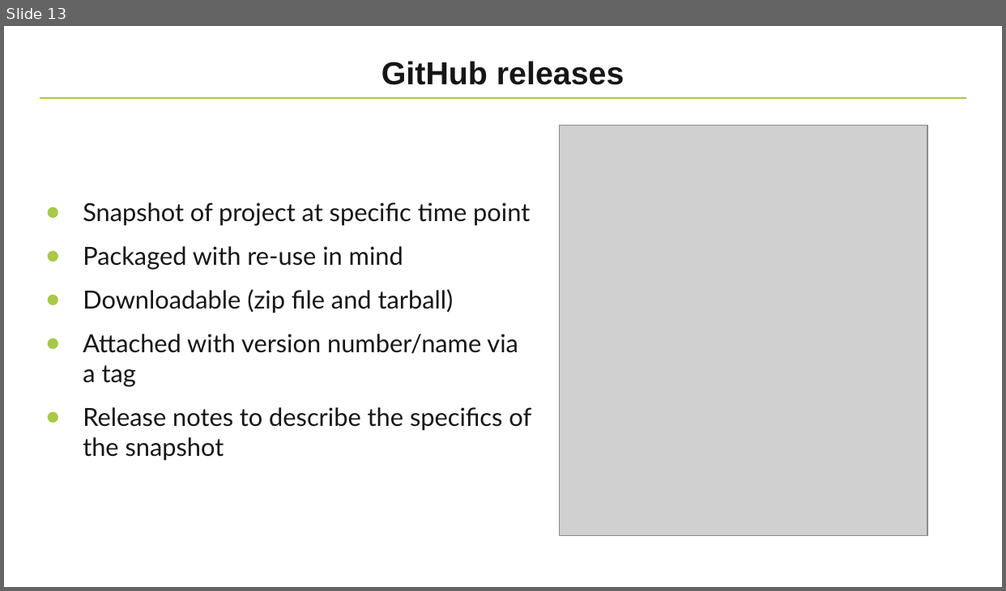
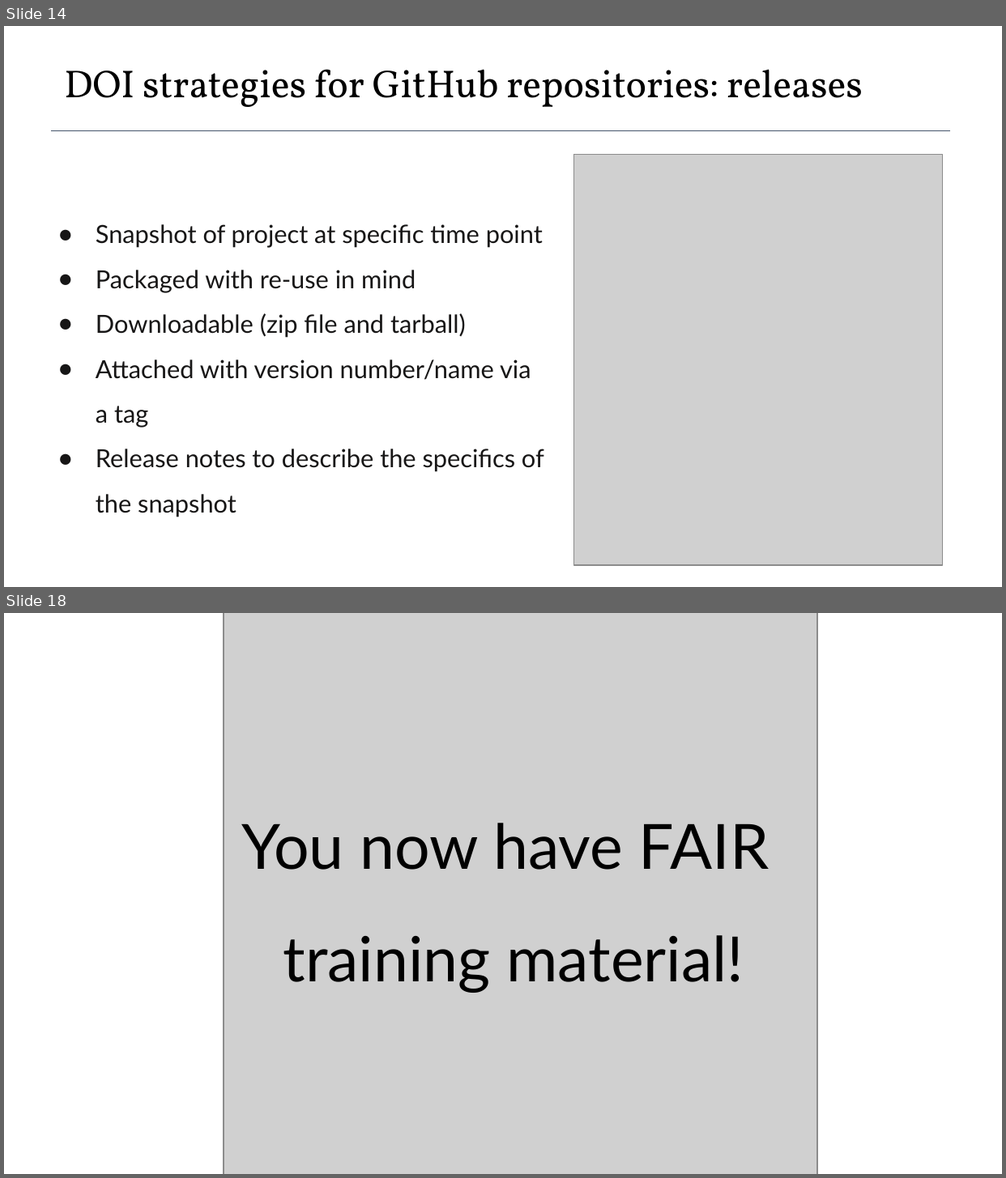
Before and after one commit to elixir-europe-training/ELIXIR-TrP-FAIR-Material-By-Design, a slide deck: docs/supplementary/presentations/ch_08_Unique_identifiers/Session 8 - Unique identifiers for training materials.pptx. Shown one above the other, each under a label of ours: slide 13 before the commit, slides 14 and 18 after it; the slides between them are not shown. The pictures are 1006x591 and 1006x1178 pixels, drawn with LibreOffice and Linux fonts; fonts in the diff are those of the drawing; grey boxes stand for pictures; background and template pictures are left out. Boxes give left, top, right and bottom in pixels: in the first picture for what was removed or moved away, otherwise in the second. Text is boxed around its words. In the diff, an @@ line names an element or a change of style, - is before the commit and + after.

```diff
--- a/docs/supplementary/presentations/ch_08_Unique_identifiers/Session 8 - Unique identifiers for training materials.pptx
+++ b/docs/supplementary/presentations/ch_08_Unique_identifiers/Session 8 - Unique identifiers for training materials.pptx
@@ slide 18 added at bbox=[4, 613, 1002, 1174], background #FFFFFF @@
@@ picture added at bbox=[224, 613, 817, 1174] @@
@@ text added at bbox=[242, 823, 769, 992], 45 pt, text #000000 @@
+  You now have FAIR
+  training material!
@@ what was slide 13 is now slide 14 @@
@@ slide 14 changed as well @@
@@ text at bbox=[64, 69, 863, 107]: text changed; size 23 to 28.1 pt; font Arial to Vollkorn; text colour #171616 to #000000; bold off @@
-GitHub releases
+DOI strategies for GitHub repositories: releases
@@ line removed from (39, 98) to (967, 98) @@
@@ line added from (51, 130) to (950, 130), #44546A 0.56 pt @@
@@ picture: place and size @@
-picture at bbox=[559, 125, 927, 536]
+picture at bbox=[573, 155, 942, 566]
@@ text "Snapshot of project at specific ...": place and size @@
-text "Snapshot of project at specific ..." at bbox=[83, 203, 531, 461]
+text "Snapshot of project at specific ..." at bbox=[96, 224, 544, 518]
@@ text "Snapshot of project at specific ..." at bbox=[96, 224, 544, 518]: line spacing 1 to 1.5; bullet colour #A7C947 to #171616; less space between paragraphs @@
```
Also in this commit, not shown: 11 other slides changed, 5 other slides added, 4 slides removed, 3 other files.
